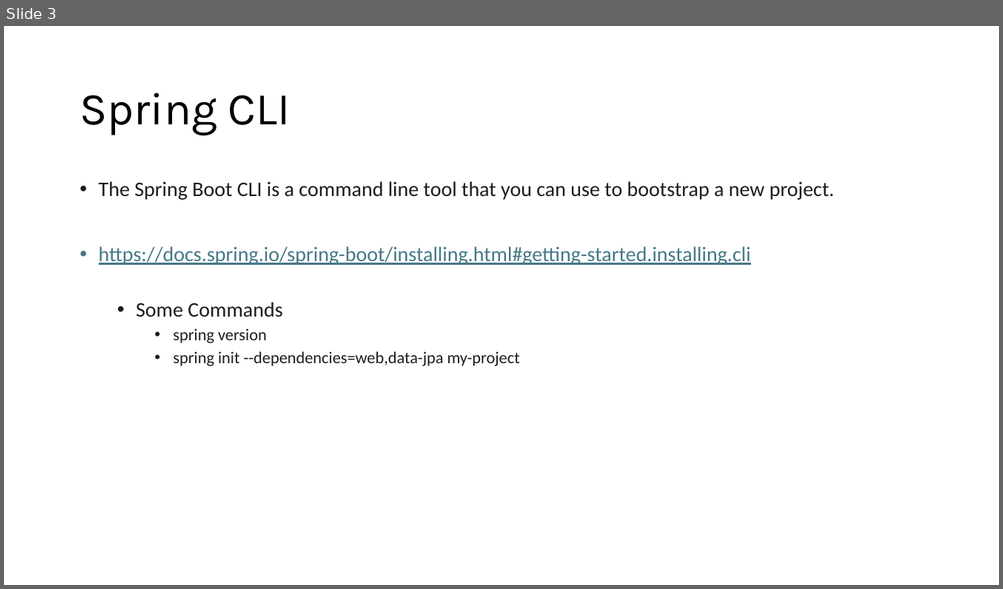
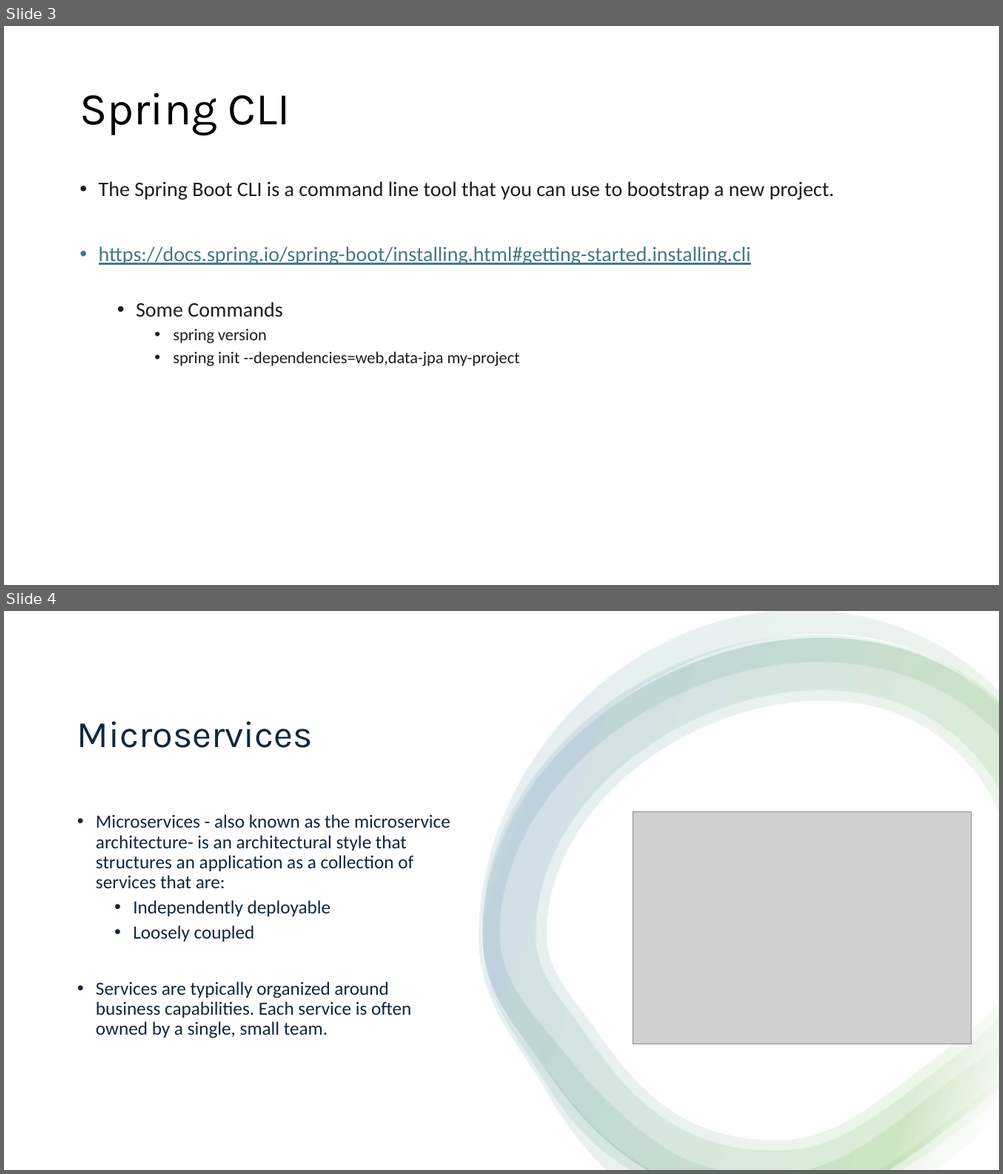
Before and after one commit to aprabhat/spring_boot_microservice, a slide deck: spring_boot.pptx. Shown one above the other, each under a label of ours: slide 3 before the commit, slides 3 and 4 after it. The pictures are 1003x589 and 1003x1174 pixels, drawn with LibreOffice and Linux fonts; fonts in the diff are those of the drawing; grey boxes stand for pictures. Boxes give left, top, right and bottom in pixels: in the first picture for what was removed or moved away, otherwise in the second. Text is boxed around its words. In the diff, an @@ line names an element or a change of style, - is before the commit and + after.

```diff
--- a/spring_boot.pptx
+++ b/spring_boot.pptx
@@ slide 4 added at [4,611,999,1170], background #FFFFFF @@
@@ rectangle added at [4,611,999,1170], fill #FFFFFF @@
@@ group added at [478,611,999,1170]: 4 freeform shapes @@
@@ title added at [77,721,313,748], 36 pt, text #0E2841 @@
+Microservices
@@ text added at [96,815,450,1039], 18 pt, text #0E2841 @@
+• Microservices - also known as the microservice architecture- is an architectural style that structures an application as a collection of services that are:
+  • Independently deployable
+  • Loosely coupled
+• Services are typically organized around business capabilities. Each service is often owned by a single, small team.
@@ picture added at [633,812,971,1045] @@
```
Also in this commit, not shown: 1 slide changed, 3 other slides added, 1 slide removed, 5 other files.
